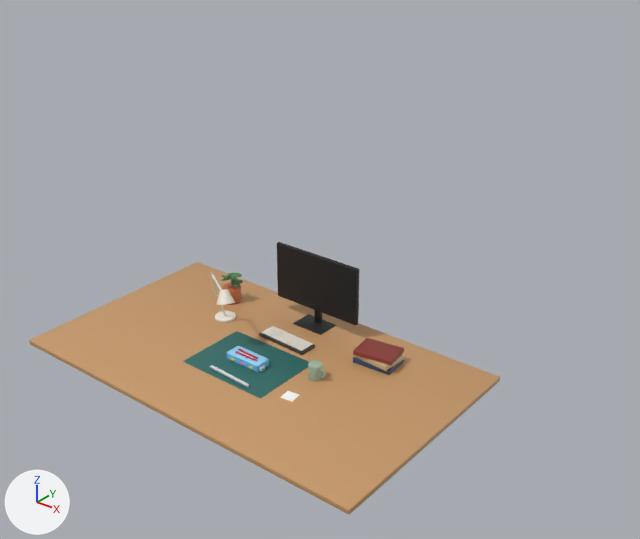
One commit to the glTF model public/desk/desk.glb: the scene before it, then after it.
The view is the same before and after, from a 50 mm lens placed at (3.04, -3.16, 2.7), pointed at (0.34, 0.22, 0.61). Arrows for +X, +Y and +Z are at lower left; the lights stay in place. The picture after the commit comes second. Where no turn or scale is listed for an object, it has been applied to the vertices.

Names of what the first picture shows: 'Book2', 'CuttingMat', 'DeskTop', 'MonitorScreen' and 17 more.
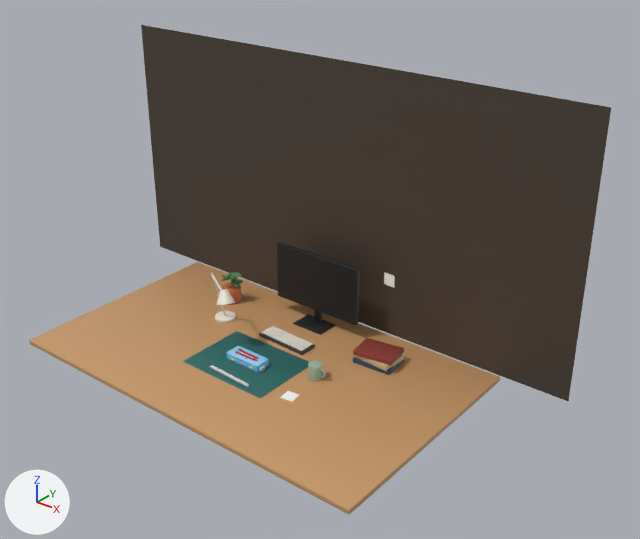
Boxes (x1, y1, x2, y2) around the edits, measured in the pictures (640 x 539 px):
```json
{"object": "Wall", "change": "added", "after": [141, 25, 611, 401], "on screen": "brown"}
{"object": "WallNoteFace", "change": "added", "after": [384, 272, 395, 288]}
```

Edits to the scene script, one JSON object a line:
```json
{"op": "add", "block": "mat_wall_note_face", "code": ["mat_wall_note_face = principled_material('wall_note_face')", "mat_wall_note_face.base_color = (1.0, 1.0, 1.0)  # white #ffffff"]}
{"op": "add", "block": "mat_wall", "code": ["mat_wall = principled_material('wall')", "mat_wall.base_color = (0.0685, 0.0497, 0.0369)  # brown #4a3f36"]}
{"op": "add", "block": "me_wallnoteface", "code": ["me_wallnoteface = bpy.data.meshes.new('WallNoteFace')", "me_wallnoteface.from_pydata([(-0.0379, 0.0027, -0.038), (0.0379, -0.0027, -0.038), (-0.0379, 0.0027, 0.038), (0.0379, -0.0027, 0.038)], [], [(0, 1, 3), (0, 3, 2)])", "me_wallnoteface.materials.append(mat_wall_note_face)  # white #ffffff"]}
{"op": "add", "block": "me_wall", "code": ["me_wall = bpy.data.meshes.new('Wall')", "me_wall.from_pydata([(-1.6, 0.0, -0.8), (1.6, 0.0, -0.8), (-1.6, 0.0, 0.8), (1.6, 0.0, 0.8)], [], [(0, 1, 3), (0, 3, 2)])", "me_wall.materials.append(mat_wall)  # brown #4a3f36"]}
{"op": "add", "block": "ob_wallnoteface", "code": ["ob_wallnoteface = bpy.data.objects.new('WallNoteFace', me_wallnoteface)", "ob_wallnoteface.location = (0.43, 0.757, 0.36)"]}
{"op": "add", "block": "ob_wall", "code": ["ob_wall = bpy.data.objects.new('Wall', me_wall)", "ob_wall.location = (0.0, 0.76, 0.8)"]}
```
